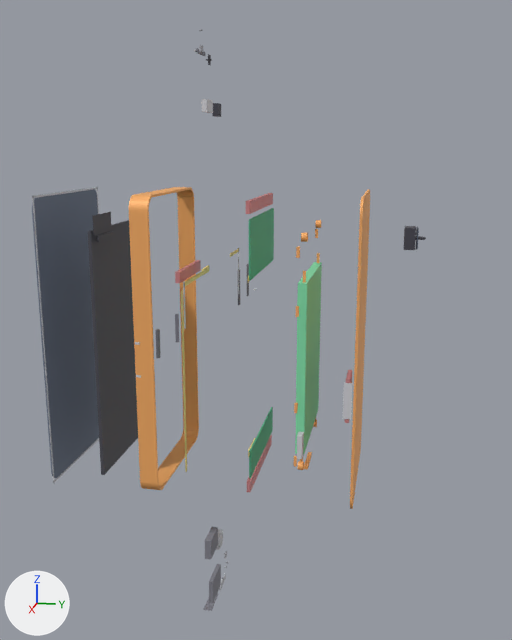
Two versions of the glTF model packages/chip/mechanical/e1-phone/out/e1-phone-exploded.glb, one commit apart.
Camera for both pictures: a 50 mm camera at (360.0, 96.0, 100.0) aimed at (10.0, 26.0, 12.0). Every picture has the same lights, and +X, +Y and +Z are marked at lower left. The picture after the commit comes second. Both versions are drawn at frame 0 of the action 'reassemble'; the numbers are the values there.

Objects in the first picture: 'battery_pouch', 'bottom_speaker_acoustic_chamber', 'display_lcm', 'main_pcb', 'orange_back_shell', 'orange_side_frame', 'screen_cover_glass', 'side_key_flex_connector', 'side_key_power_actuator_tail', 'side_key_power_flex_tail', 'sim_tray_keepout', 'sim_tray_outline' and 27 more.
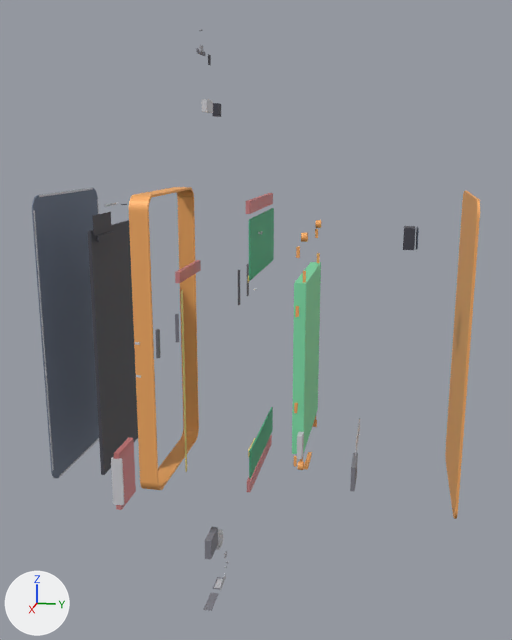
Pixel boxes (x1, y1, x2, y2) of what changed, in the pictures (512 x 640 px):
'orange_back_shell', moved: before (350, 189, 370, 509); after (445, 191, 480, 519)
'battery_pouch', rescaled (7% wider): before (295, 262, 322, 455); after (292, 262, 321, 454)
'sim_tray_keepout', moved: before (345, 370, 352, 423); after (113, 437, 136, 510)
'sim_tray_outline', moved: before (343, 382, 352, 419); after (111, 458, 124, 505)
'bottom_speaker_acoustic_chamber', moved: before (209, 564, 221, 603); after (350, 453, 358, 492)
'side_key_power_flex_tail', deleted: before (184, 268, 207, 286)
'side_key_power_actuator_tail', deleted: before (183, 281, 186, 329)
'side_key_flex_connector', deleted: before (201, 265, 209, 275)

Diff of the bpy script that builds the scene:
```diff
--- a/packages/chip/mechanical/e1-phone/out/e1-phone-exploded.glb.py
+++ b/packages/chip/mechanical/e1-phone/out/e1-phone-exploded.glb.py
@@ me_battery_pouch @@
 # used by ob_battery_pouch; parent = ob_e1_phone_root; location = (0.0, 50.0, 0.0)
-me_battery_pouch.from_pydata(...)  # 8 vertices, 12 faces; spans x -32.0..32.0, y 0.3..4.7, z -50.5..36.5
+me_battery_pouch.from_pydata(...)  # 8 vertices, 12 faces; spans x -32.0..32.0, y -1.4..4.3, z -50.5..36.5
+# me_battery_pouch part 1: the whole mesh is scaled about its middle by (1, 1.3, 1), then moved by (0.0, -1.0, 0.0)
 me_battery_pouch.materials.append(mat_material_4)
@@ ob_orange_back_shell @@
 ob_orange_back_shell.parent = ob_e1_phone_root
-ob_orange_back_shell.location = (0.0, 75.0, 0.0)
+ob_orange_back_shell.location = (0.0, 125.0, 0.0)
@@ ob_side_key_flex_connector @@
-ob_side_key_flex_connector = bpy.data.objects.new('side_key_flex_connector', me_side_key_flex_connector)
-ob_side_key_flex_connector.parent = ob_e1_phone_root
-ob_side_key_flex_connector.location = (25.0, 0.0, 0.0)
@@ ob_side_key_power_flex_tail @@
-ob_side_key_power_flex_tail = bpy.data.objects.new('side_key_power_flex_tail', me_side_key_power_flex_tail)
-ob_side_key_power_flex_tail.parent = ob_e1_phone_root
-ob_side_key_power_flex_tail.location = (25.0, 0.0, 0.0)
@@ ob_side_key_power_actuator_tail @@
-ob_side_key_power_actuator_tail = bpy.data.objects.new('side_key_power_actuator_tail', me_side_key_power_actuator_tail)
-ob_side_key_power_actuator_tail.parent = ob_e1_phone_root
-ob_side_key_power_actuator_tail.location = (25.0, 0.0, 0.0)
@@ ob_bottom_speaker_acoustic_chamber @@
 ob_bottom_speaker_acoustic_chamber.parent = ob_e1_phone_root
-ob_bottom_speaker_acoustic_chamber.location = (0.0, 0.0, -75.0)
+ob_bottom_speaker_acoustic_chamber.location = (0.0, 75.0, 0.0)
@@ ob_sim_tray_keepout @@
 ob_sim_tray_keepout.parent = ob_e1_phone_root
-ob_sim_tray_keepout.location = (0.0, 75.0, 0.0)
+ob_sim_tray_keepout.location = (100.0, 0.0, 0.0)
@@ ob_sim_tray_outline @@
 ob_sim_tray_outline.parent = ob_e1_phone_root
-ob_sim_tray_outline.location = (0.0, 75.0, 0.0)
+ob_sim_tray_outline.location = (100.0, 0.0, 0.0)
```
